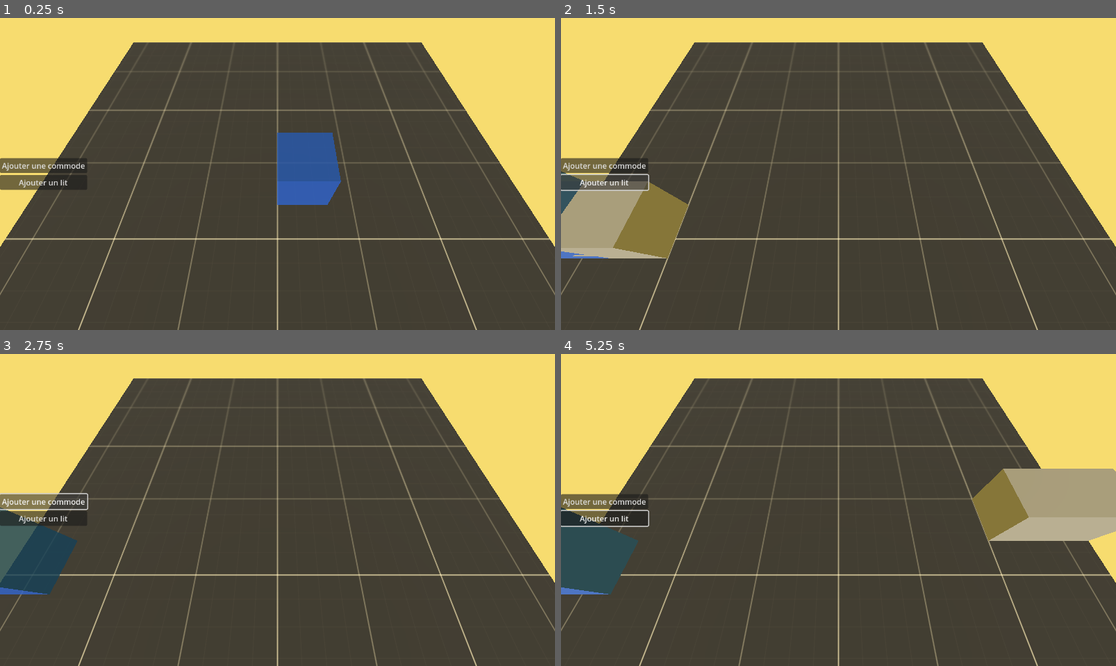
Above: before the commit, frames 1-4 (two rows, left to right).
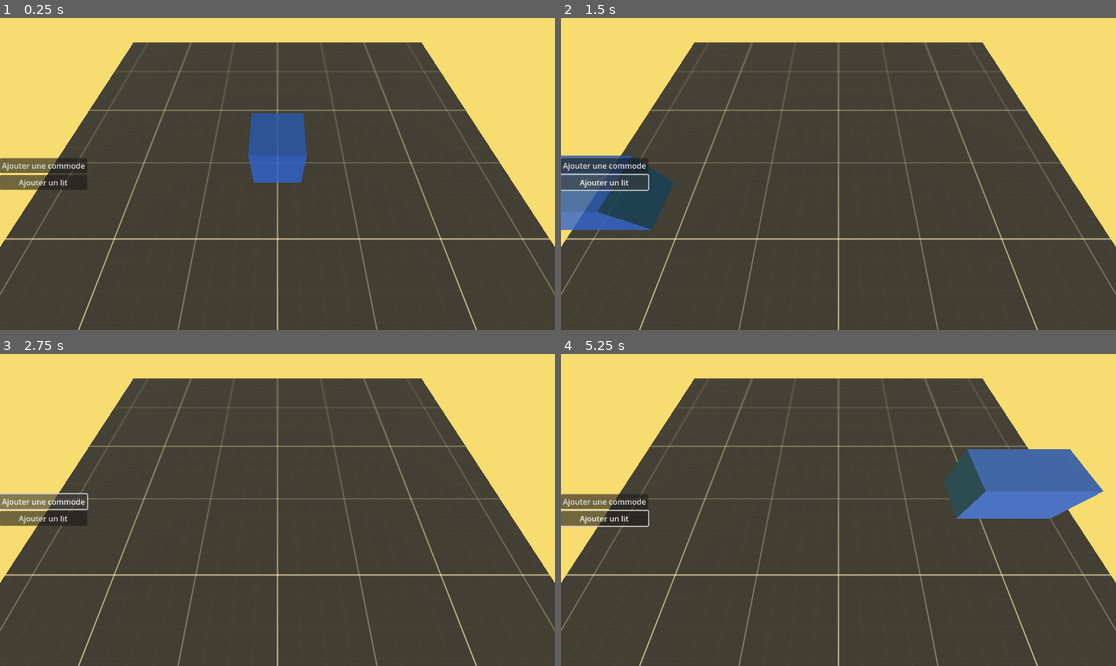
Above: after the commit, the same moments.

Repository: Bigaston/LDJam54
Game: Godot game, scene res://scenes/Main.tscn
The game is run twice, just before and just after one commit, with the same random seed, the same clock (stepped at 60 frames per second) and the same inputs.
Inputs (mouse positions are in pixels of both pictures, inside the frame that each line leads up to):
- Up to frame 1 (0.25 s): no input
- Up to frame 2 (1.5 s): click "Ajouter une commode" at 0.5 s; click "Ajouter un lit" at 1.25 s
- Up to frame 3 (2.75 s): click "Ajouter une commode" at 2 s
- Up to frame 4 (5.25 s): click "Ajouter un lit" at 2.75 s; click "Ajouter une commode" at 3.5 s; click "Ajouter un lit" at 4.25 s; tap Enter at 5 s; move the mouse to (960, 494) at 5.02 s; tap Space (furniture_place, bound only after the commit) at 5.1 s

The runs differ from the first frame. In frame 1, 3.4% of the frame differs, in the area x 44-62%, y 30-60%; in frame 2, 6.0%; in frame 3, 2.7%; in frame 4, 10%, in the area x 0-100%, y 30-78%.

Commit message:
Placement des meubles

Diff:
--- a/project.godot
+++ b/project.godot
@@ -23,7 +23,7 @@
 
 furniture_place={
 "deadzone": 0.5,
-"events": [Object(InputEventMouseButton,"resource_local_to_scene":false,"resource_name":"","device":-1,"window_id":0,"alt_pressed":false,"shift_pressed":false,"ctrl_pressed":false,"meta_pressed":false,"button_mask":1,"position":Vector2(169, 24),"global_position":Vector2(174, 76),"factor":1.0,"button_index":1,"canceled":false,"pressed":true,"double_click":false,"script":null)
+"events": [Object(InputEventKey,"resource_local_to_scene":false,"resource_name":"","device":-1,"window_id":0,"alt_pressed":false,"shift_pressed":false,"ctrl_pressed":false,"meta_pressed":false,"pressed":false,"keycode":0,"physical_keycode":32,"key_label":0,"unicode":32,"echo":false,"script":null)
 ]
 }
 furniture_rotate={
@@ -31,6 +31,11 @@
 "events": [Object(InputEventKey,"resource_local_to_scene":false,"resource_name":"","device":-1,"window_id":0,"alt_pressed":false,"shift_pressed":false,"ctrl_pressed":false,"meta_pressed":false,"pressed":false,"keycode":0,"physical_keycode":82,"key_label":0,"unicode":114,"echo":false,"script":null)
 ]
 }
+furniture_cancel={
+"deadzone": 0.5,
+"events": [Object(InputEventKey,"resource_local_to_scene":false,"resource_name":"","device":-1,"window_id":0,"alt_pressed":false,"shift_pressed":false,"ctrl_pressed":false,"meta_pressed":false,"pressed":false,"keycode":0,"physical_keycode":4194305,"key_label":0,"unicode":0,"echo":false,"script":null)
+]
+}
 
 [rendering]
 
--- a/scripts/main_game.gd
+++ b/scripts/main_game.gd
@@ -22,7 +22,7 @@
 	if furniture_to_place == null:
 		if selected_case != null:
 			selector.visible = true
-			selector.position = Vector3(selected_case.x + 0.5, 1, selected_case.y + 0.5)
+			selector.position = Vector3(selected_case.x, 1, selected_case.y)
 		else:
 			selector.visible = false
 	else:
@@ -30,14 +30,25 @@
 
 		if selected_case != null:
 			furniture_to_place.visible = true
-			furniture_to_place.position = Vector3(selected_case.x + 0.5, 0.5, selected_case.y + 0.5)
+			furniture_to_place.position = Vector3(selected_case.x, 0.5, selected_case.y)
 		else:
 			furniture_to_place.visible = false
 
-	# Rotation
+	# Inputs
 	if Input.is_action_just_pressed("furniture_rotate"):
 		furniture_to_place.rotation.y += deg_to_rad(90)
 		current_rotation = (current_rotation+90) % 360
+
+	if Input.is_action_just_pressed("furniture_cancel"):
+		cancel_furniture_placement()
+
+	if Input.is_action_just_pressed("furniture_place"):
+		if furniture_to_place != null:
+			var mesh = furniture_to_place.get_children()
+			set_material_of_furniture(mesh[0], null)
+
+			furniture_to_place = null
+			last_frame_correct_status = null
 
 	# Check if position is correct
 	if furniture_to_place != null && selected_case != null:
@@ -47,22 +58,16 @@
 
 				var mesh = furniture_to_place.get_children()
 
-				var nb_materials = mesh[0].get_surface_override_material_count()
-
-				for mat in range(0, nb_materials):
-					(mesh[0] as MeshInstance3D).set_surface_override_material(mat, transparent_mat)
+				set_material_of_furniture(mesh[0], transparent_mat)
 		else:
 			if last_frame_correct_status != false:
 				last_frame_correct_status = false
 
 				var mesh = furniture_to_place.get_children()
-
-				var nb_materials = mesh[0].get_surface_override_material_count()
-
-				for mat in range(0, nb_materials):
-					(mesh[0] as MeshInstance3D).set_surface_override_material(mat, transparent_error_mat)
+				set_material_of_furniture(mesh[0], transparent_error_mat)
 
 func check_if_furniture_correct():
+	# TODO : Remplacer par la detection native de godot
 	if furniture_to_place == null or selected_case == null:
 		return
 
@@ -105,7 +110,20 @@
 		selected_case = Vector2(round(found_position.x), round(found_position.z))
 
 func _on_ui_furniture_choosed(furniture):
-	print(furniture)
+	cancel_furniture_placement()
 
 	furniture_to_place = furniture
 	add_child(furniture_to_place)
+
+func cancel_furniture_placement():
+	if furniture_to_place != null:
+		last_frame_correct_status = null
+
+		furniture_to_place.queue_free()
+		furniture_to_place = null
+
+func set_material_of_furniture(mesh, material):
+	var nb_materials = mesh.get_surface_override_material_count()
+
+	for mat in range(0, nb_materials):
+		(mesh as MeshInstance3D).set_surface_override_material(mat, material)
